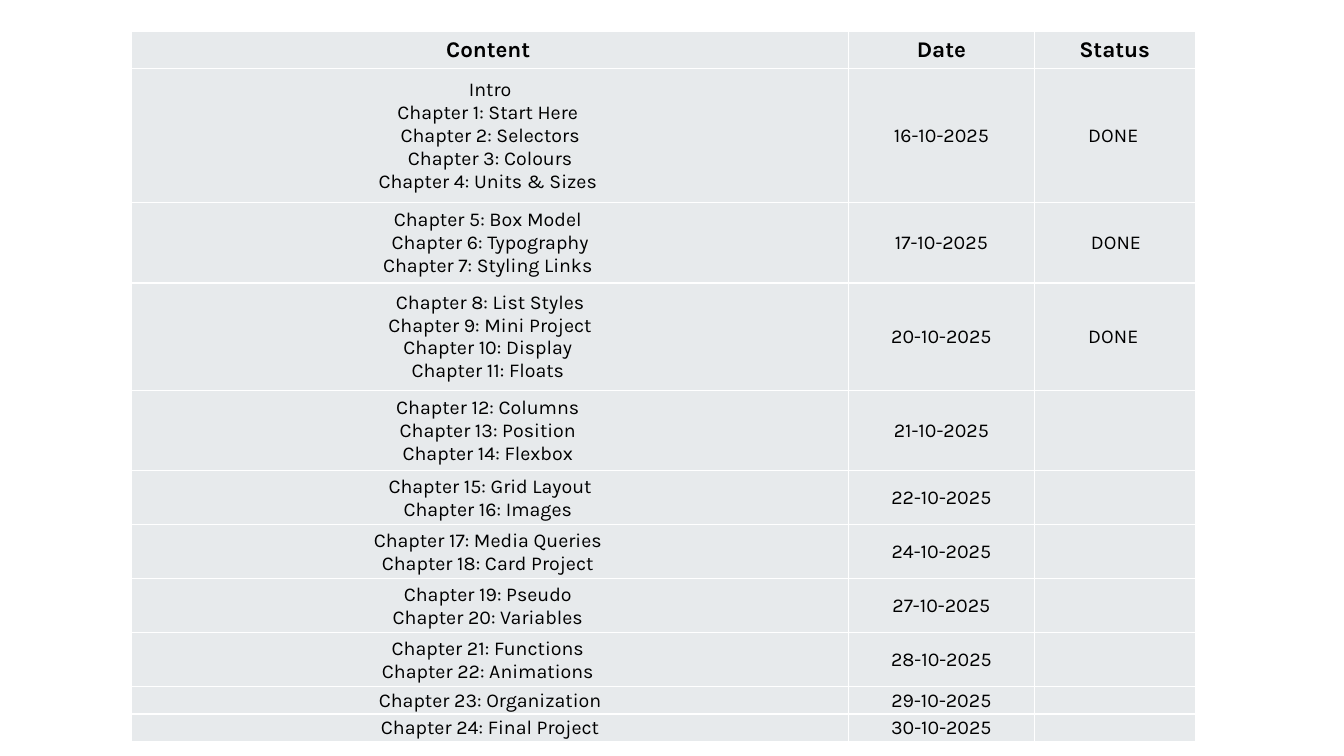
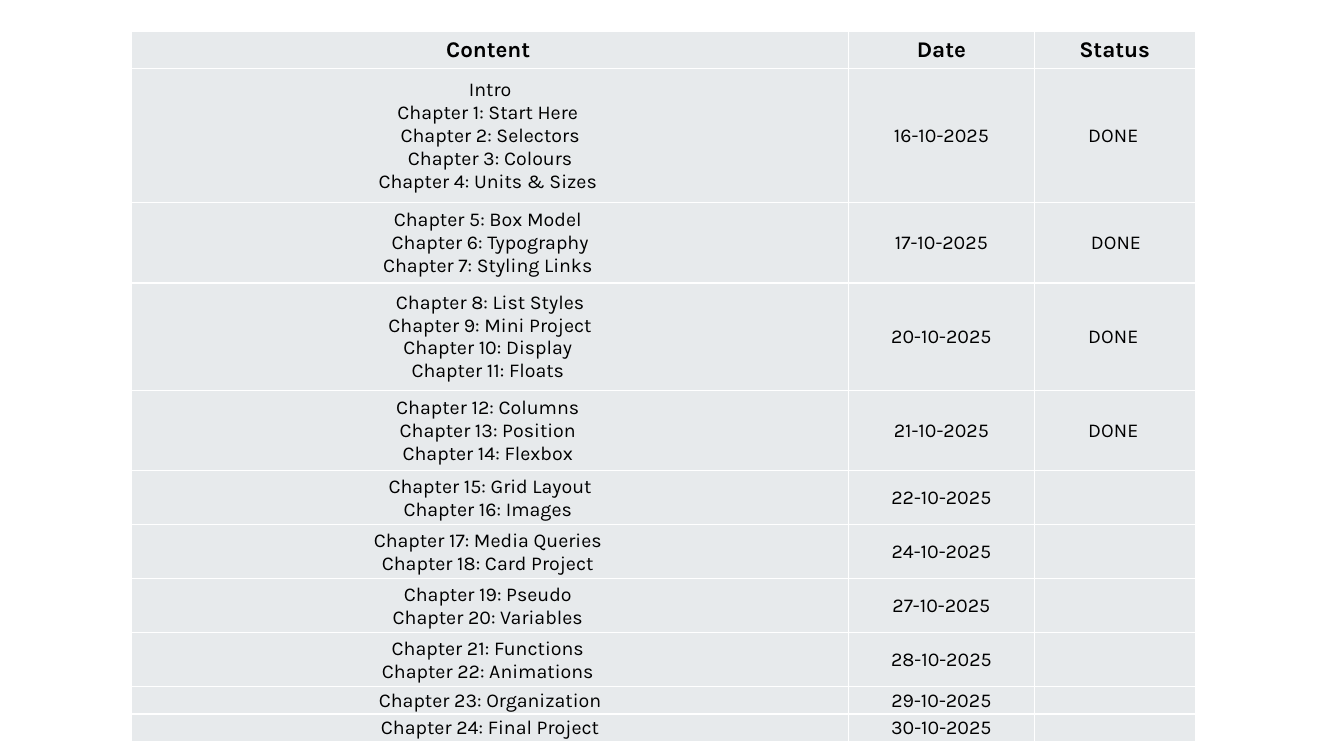
Before and after one commit to urk17me114/frontend_study_data, a slide deck: slide 3 of ROADMAP/Roadmap- CSS.pptx. Drawn at 1344x756 pixels with LibreOffice and Linux fonts; fonts in the diff are those of the drawing. Boxes give left, top, right and bottom in pixels: in the first picture for what was removed or moved away, otherwise in the second. Text is boxed around its words. In the diff, an @@ line names an element or a change of style, - is before the commit and + after.

```diff
--- a/ROADMAP/Roadmap- CSS.pptx
+++ b/ROADMAP/Roadmap- CSS.pptx
@@ table at <box>132,32,1196,743</box> @@
-row 5, column 3: 
+row 5, column 3: DONE
```
Also in this commit, not shown: 4 other files.
